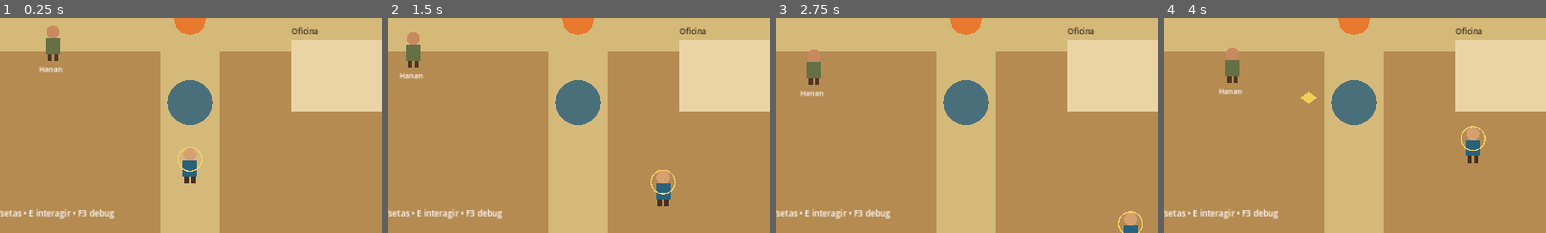
Above: before the commit, frames 1-4 (left to right).
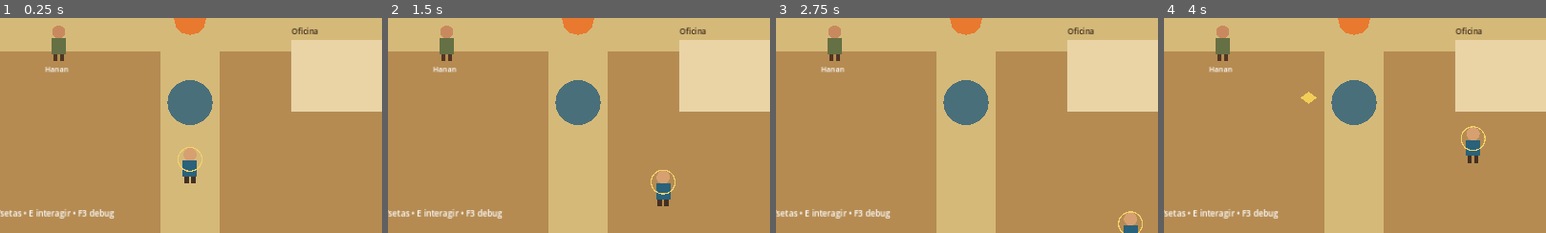
Above: after the commit, the same moments.

Repository: heitoribeiro/cronicas-da-promessa-web
Game: Godot game, scene res://scenes/main.tscn
Two runs of this game, one before a commit and one after it. Both use one fixed random seed, a clock stepped at 60 frames per second and the inputs below.
Inputs (mouse positions are % of the whole screen's width and height, from its top left):
- Up to frame 1 (0.25 s): no input
- Up to frame 2 (1.5 s): tap Enter at 0.5 s; move the mouse to (72, 45) at 0.52 s; hold D 0.53-1.28 s; tap E at 0.6, 1.35 s; click (72, 45) at 0.67 s; move the mouse to (30, 55) at 1.27 s; hold S from 1.28 s (still down)
- Up to frame 3 (2.75 s): move the mouse to (60, 28) at 2.02 s; release S at 2.03 s; hold D from 2.03 s (still down); tap E at 2.1 s
- Up to frame 4 (4 s): move the mouse to (45, 70) at 2.77 s; release D at 2.78 s; hold W 2.78-3.53 s; tap E at 2.85, 3.6 s; click (45, 70) at 2.92 s; move the mouse to (80, 65) at 3.52 s; hold A from 3.53 s (still down)
The pictures show only the part of the screen within x 25-75%, y 50-100%; the shares and areas given below are measured in that part.

The runs differ from the first frame. In frame 1, 0.6% of the frame differs, in the area x 10-18%, y 3-26%; in frame 2, 1.2%, in the area x 3-18%, y 3-29%; in frame 3, 1.1%; in frame 4, 1.1%.

Commit message:
feat: give NPC patrols AStar navigation paths

Diff:
--- a/summer-prototype/scripts/npc.gd
+++ b/summer-prototype/scripts/npc.gd
@@ -1,12 +1,23 @@
 extends CharacterBody2D
 class_name PrototypeNPC
 
+signal navigation_requested(world_position: Vector2)
+signal navigation_path_updated(path: PackedVector2Array, resolved_target: Vector2)
+signal patrol_point_reached(index: int, world_position: Vector2)
+
 @export var npc_name := "Hanan"
 @export var patrol_speed := 42.0
+@export var patrol_pause_seconds := 0.8
 
 var patrol_points: Array[Vector2] = []
 var patrol_index := 0
 var paused := false
+
+var _navigation_path: PackedVector2Array = PackedVector2Array()
+var _path_index := 0
+var _waiting_for_path := false
+var _pause_remaining := 0.0
+var _stuck_time := 0.0
 
 func _ready() -> void:
 	collision_layer = 4
@@ -23,21 +34,103 @@
 func set_patrol(points: Array[Vector2]) -> void:
 	patrol_points = points
 	patrol_index = 0
+	_navigation_path = PackedVector2Array()
+	_path_index = 0
+	_waiting_for_path = false
+	_pause_remaining = 0.0
 
-func _physics_process(_delta: float) -> void:
-	if paused or patrol_points.is_empty():
+func set_navigation_path(path: PackedVector2Array, resolved_target: Vector2) -> void:
+	_waiting_for_path = false
+	_navigation_path = path
+	_path_index = 0
+	_stuck_time = 0.0
+
+	if _navigation_path.is_empty():
+		_pause_remaining = patrol_pause_seconds
+		_advance_patrol()
+		navigation_path_updated.emit(PackedVector2Array(), resolved_target)
+		return
+
+	while _path_index < _navigation_path.size() and global_position.distance_to(_navigation_path[_path_index]) <= 9.0:
+		_path_index += 1
+
+	navigation_path_updated.emit(_navigation_path, resolved_target)
+
+	if _path_index >= _navigation_path.size():
+		_finish_current_patrol_point()
+
+func _physics_process(delta: float) -> void:
+	if paused:
 		velocity = Vector2.ZERO
 		return
 
-	var target := patrol_points[patrol_index]
-	var offset := target - global_position
+	if patrol_points.is_empty():
+		velocity = Vector2.ZERO
+		return
+
+	if _pause_remaining > 0.0:
+		_pause_remaining = maxf(0.0, _pause_remaining - delta)
+		velocity = Vector2.ZERO
+		return
+
+	if _path_index < _navigation_path.size():
+		_follow_navigation_path(delta)
+		return
+
+	velocity = Vector2.ZERO
+	if not _waiting_for_path:
+		_waiting_for_path = true
+		navigation_requested.emit(patrol_points[patrol_index])
+
+func _follow_navigation_path(delta: float) -> void:
+	if _path_index >= _navigation_path.size():
+		_finish_current_patrol_point()
+		return
+
+	var waypoint := _navigation_path[_path_index]
+	var offset := waypoint - global_position
+
 	if offset.length() <= 7.0:
-		patrol_index = (patrol_index + 1) % patrol_points.size()
-		velocity = Vector2.ZERO
+		_path_index += 1
+		if _path_index >= _navigation_path.size():
+			_finish_current_patrol_point()
+			return
+		waypoint = _navigation_path[_path_index]
+		offset = waypoint - global_position
+
+	velocity = offset.normalized() * patrol_speed
+	var before_move := global_position
+	move_and_slide()
+
+	var moved := global_position.distance_to(before_move)
+	if moved < 0.25 and velocity.length() > 1.0:
+		_stuck_time += delta
+		if _stuck_time >= 0.65:
+			_navigation_path = PackedVector2Array()
+			_path_index = 0
+			_waiting_for_path = false
+			_stuck_time = 0.0
+			navigation_path_updated.emit(PackedVector2Array(), global_position)
 	else:
-		velocity = offset.normalized() * patrol_speed
+		_stuck_time = 0.0
 
-	move_and_slide()
+func _finish_current_patrol_point() -> void:
+	var reached_index := patrol_index
+	var reached_position := patrol_points[patrol_index]
+	_navigation_path = PackedVector2Array()
+	_path_index = 0
+	_waiting_for_path = false
+	_stuck_time = 0.0
+	velocity = Vector2.ZERO
+	patrol_point_reached.emit(reached_index, reached_position)
+	_advance_patrol()
+	_pause_remaining = patrol_pause_seconds
+	navigation_path_updated.emit(PackedVector2Array(), reached_position)
+
+func _advance_patrol() -> void:
+	if patrol_points.is_empty():
+		return
+	patrol_index = (patrol_index + 1) % patrol_points.size()
 
 func _draw() -> void:
 	draw_circle(Vector2(0, -8), 11.0, Color("#c9895e"))
